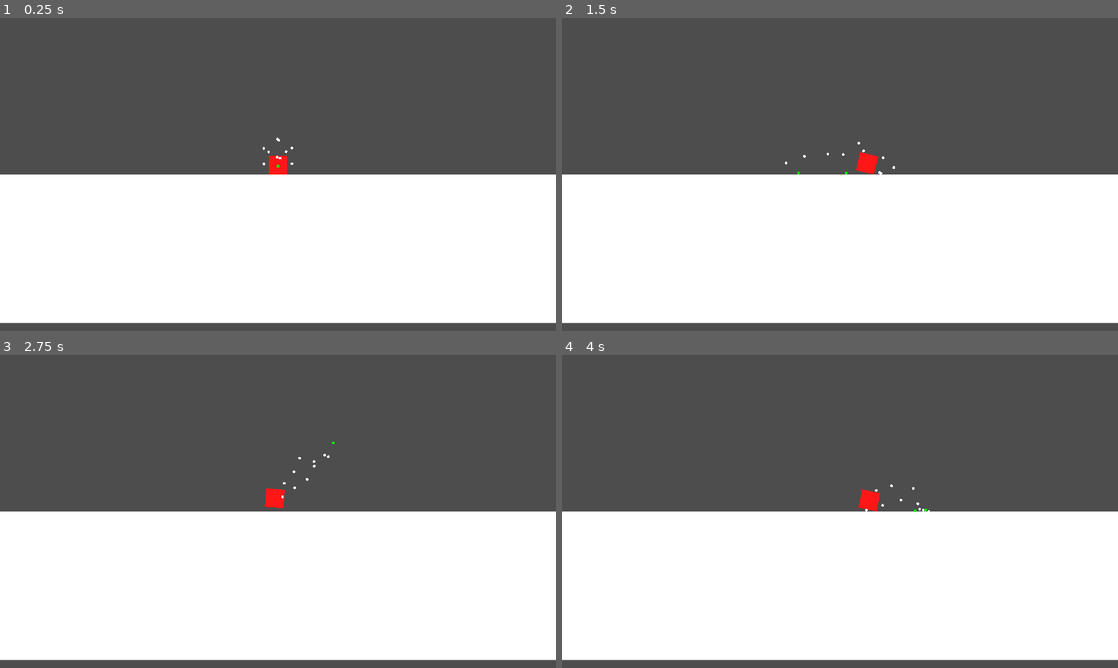
Above: before the commit, frames 1-4 (two rows, left to right).
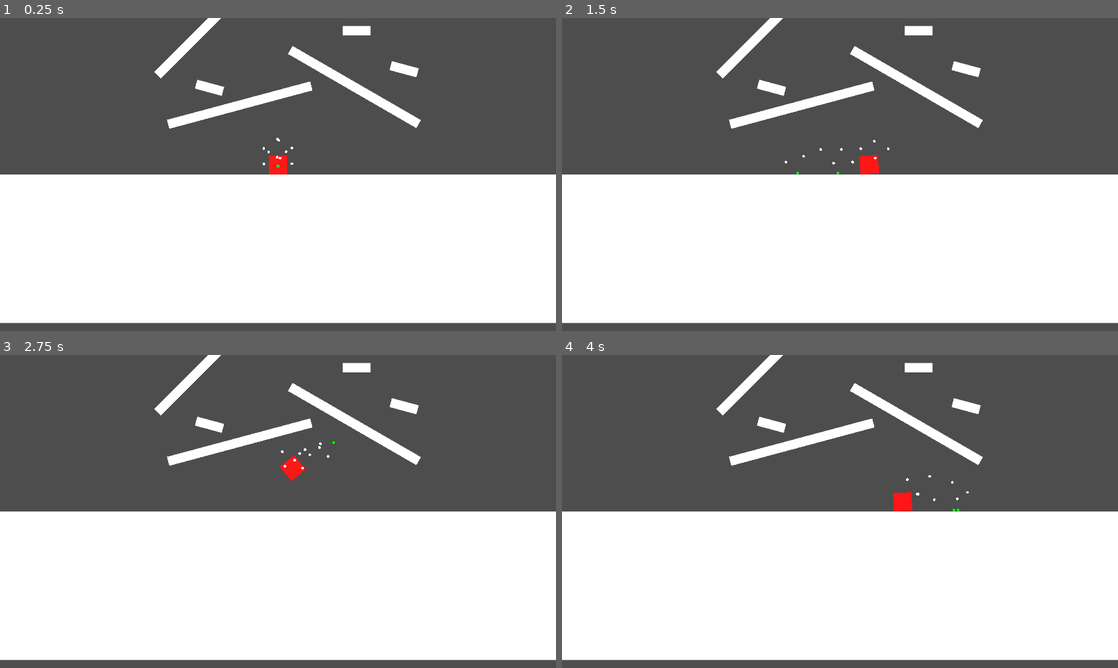
Above: after the commit, the same moments.

Repository: ZuBsPaCe/ludum-dare-55
Game: Godot game, scene res://Scenes/Game.tscn
Same seed, same stepped clock (60 frames per second), same inputs: the game is played once before the commit and once after it.
Inputs (mouse positions are in pixels of both pictures, inside the frame that each line leads up to):
- Up to frame 1 (0.25 s): no input
- Up to frame 2 (1.5 s): tap Enter at 0.5 s; move the mouse to (962, 158) at 0.52 s; click (962, 158) at 0.6 s; right-click (962, 158) at 0.8 s; move the mouse to (728, 190) at 1.27 s; right-click (728, 190) at 1.35 s
- Up to frame 3 (2.75 s): click (166, 527) at 1.55 s; move the mouse to (333, 442) at 2.02 s; click (333, 442) at 2.1 s; right-click (333, 442) at 2.3 s
- Up to frame 4 (4 s): move the mouse to (812, 574) at 2.77 s; right-click (812, 574) at 2.85 s; click (812, 574) at 3.05 s; move the mouse to (1006, 558) at 3.52 s; click (1006, 558) at 3.6 s; right-click (1006, 558) at 3.8 s

The runs differ from the first frame. In frame 1, 2.5% of the frame differs, in the area x 27-76%, y 0-36%; in frame 2, 2.7%; in frame 3, 3.0%; in frame 4, 3.0%, in the area x 27-76%, y 0-51%.

Commit message:
Added stuff which the hands can grip

Diff:
--- a/Globals/GlobalState.gd
+++ b/Globals/GlobalState.gd
@@ -3,3 +3,7 @@
 var player: RigidBody2D
 var left_hand: RigidBody2D
 var right_hand: RigidBody2D
+
+
+var left_grip_count := 0
+var right_grip_count := 0
--- /dev/null
+++ b/Grips/Grip.gd
@@ -0,0 +1,17 @@
+extends Area2D
+
+
+
+
+func _on_body_entered(body):
+	if body.is_in_group("LeftHand"):
+		GlobalState.left_grip_count += 1
+	elif body.is_in_group("RightHand"):
+		GlobalState.right_grip_count += 1
+
+
+func _on_body_exited(body):
+	if body.is_in_group("LeftHand"):
+		GlobalState.left_grip_count -= 1
+	elif body.is_in_group("RightHand"):
+		GlobalState.right_grip_count -= 1
--- /dev/null
+++ b/Grips/Grip01.tscn
@@ -0,0 +1,17 @@
+[gd_scene load_steps=2 format=3 uid="uid://bwa28rh3t15jm"]
+
+[ext_resource type="Script" path="res://Grips/Grip.gd" id="1_hhb2e"]
+
+[node name="Grip01" type="Area2D" groups=["Grip"]]
+collision_layer = 4
+collision_mask = 2
+script = ExtResource("1_hhb2e")
+
+[node name="CollisionPolygon2D" type="CollisionPolygon2D" parent="."]
+polygon = PackedVector2Array(-64, -64, 128, -64, 128, 0, -64, 0)
+
+[node name="Sprite" type="Polygon2D" parent="."]
+polygon = PackedVector2Array(-64, -64, 128, -64, 128, 0, -64, 0)
+
+[connection signal="body_entered" from="." to="." method="_on_body_entered"]
+[connection signal="body_exited" from="." to="." method="_on_body_exited"]
--- /dev/null
+++ b/Grips/Grip02.tscn
@@ -0,0 +1,17 @@
+[gd_scene load_steps=2 format=3 uid="uid://dq53t6yx02tkv"]
+
+[ext_resource type="Script" path="res://Grips/Grip.gd" id="1_1fnlx"]
+
+[node name="Grip02" type="Area2D" groups=["Grip"]]
+collision_layer = 4
+collision_mask = 2
+script = ExtResource("1_1fnlx")
+
+[node name="CollisionPolygon2D" type="CollisionPolygon2D" parent="."]
+polygon = PackedVector2Array(-512, -64, 512, -64, 512, 0, -512, 0)
+
+[node name="Sprite" type="Polygon2D" parent="."]
+polygon = PackedVector2Array(-512, -64, 512, -64, 512, 0, -512, 0)
+
+[connection signal="body_entered" from="." to="." method="_on_body_entered"]
+[connection signal="body_exited" from="." to="." method="_on_body_exited"]
--- a/Player/Player.gd
+++ b/Player/Player.gd
@@ -22,11 +22,14 @@
 
 	var shoulder_joint: PinJoint2D
 
-	func init():
+	func init(p_player: RigidBody2D, hand_group: String):
+		player = p_player
+
 		hand = bodies.back()
 		hand.gravity_scale = 0.0
 		hand.mass = 0.5
 		hand.modulate = Color.GREEN
+		hand.add_to_group(hand_group)
 
 		shoulder_joint = joints.front()
 
@@ -41,26 +44,25 @@
 func _ready():
 	GlobalState.player = self
 
-	left_arm.player = self
 	add_chain(self, true, 6, FIRST_CHAIN_OFFSET_LEFT, left_arm.joints, left_arm.bodies)
-	left_arm.init()
+	left_arm.init(self, "LeftHand")
 	GlobalState.left_hand = left_arm.hand
 
-	right_arm.player = self
 	add_chain(self, true, 6, FIRST_CHAIN_OFFSET_RIGHT, right_arm.joints, right_arm.bodies)
-	right_arm.init()
+	right_arm.init(self, "RightHand")
 	GlobalState.right_hand = right_arm.hand
 
 
 func _physics_process(delta):
-	_process_arm(delta, left_arm, "HoldLeft")
-	_process_arm(delta, right_arm, "HoldRight")
+	_process_arm(delta, left_arm, "HoldLeft", true)
+	_process_arm(delta, right_arm, "HoldRight", false)
 
 
 static func _process_arm(
 		delta,
 		arm: ArmInfo,
-		hold_action: String):
+		hold_action: String,
+		is_left: bool):
 
 
 	if Input.is_action_just_pressed(hold_action):
@@ -86,6 +88,9 @@
 
 	var target_pos: Vector2
 	if Input.is_action_pressed(hold_action):
+		if (is_left && GlobalState.left_grip_count == 0) or (!is_left && GlobalState.right_grip_count == 0):
+			arm.hold_pos.y += 100.0 * delta
+
 		target_pos = arm.hold_pos
 		impulse = (target_pos - arm.hand.global_position) * 50.0
 		arm.hand.set_fixed_velocity(impulse)
--- a/Scenes/Game.tscn
+++ b/Scenes/Game.tscn
@@ -1,8 +1,10 @@
-[gd_scene load_steps=4 format=3 uid="uid://b5j25hdsfu8hf"]
+[gd_scene load_steps=6 format=3 uid="uid://b5j25hdsfu8hf"]
 
 [ext_resource type="Script" path="res://Game/Game.gd" id="1_a8kk8"]
 [ext_resource type="Script" path="res://Camera/Camera2D.gd" id="1_mlqjk"]
 [ext_resource type="PackedScene" uid="uid://7xhhshn0ev2o" path="res://Player/Player.tscn" id="1_sk4w4"]
+[ext_resource type="PackedScene" uid="uid://dq53t6yx02tkv" path="res://Grips/Grip02.tscn" id="4_7di1l"]
+[ext_resource type="PackedScene" uid="uid://bwa28rh3t15jm" path="res://Grips/Grip01.tscn" id="4_f673y"]
 
 [node name="Game" type="Node2D"]
 script = ExtResource("1_a8kk8")
@@ -21,3 +23,37 @@
 polygon = PackedVector2Array(-7680, 0, 8704, 0, 8704, 1024, -7680, 1024)
 
 [node name="Player" parent="." instance=ExtResource("1_sk4w4")]
+
+[node name="Grip02" parent="." instance=ExtResource("4_7di1l")]
+position = Vector2(-256, -448)
+rotation = -0.261799
+
+[node name="Grip03" parent="." instance=ExtResource("4_7di1l")]
+position = Vector2(512, -576)
+rotation = 0.523598
+
+[node name="Grip04" parent="." instance=ExtResource("4_7di1l")]
+position = Vector2(-448, -1024)
+rotation = -0.785397
+
+[node name="Grip05" parent="." instance=ExtResource("4_7di1l")]
+position = Vector2(576, -1344)
+rotation = -0.261799
+
+[node name="Grip07" parent="." instance=ExtResource("4_7di1l")]
+position = Vector2(-832, -1664)
+rotation = 0.261799
+
+[node name="Grip01" parent="." instance=ExtResource("4_f673y")]
+position = Vector2(-512, -576)
+rotation = 0.261799
+
+[node name="Grip06" parent="." instance=ExtResource("4_f673y")]
+position = Vector2(832, -704)
+rotation = 0.261799
+
+[node name="Grip08" parent="." instance=ExtResource("4_f673y")]
+position = Vector2(512, -960)
+
+[node name="Grip09" parent="." instance=ExtResource("4_f673y")]
+position = Vector2(-896, -1088)
